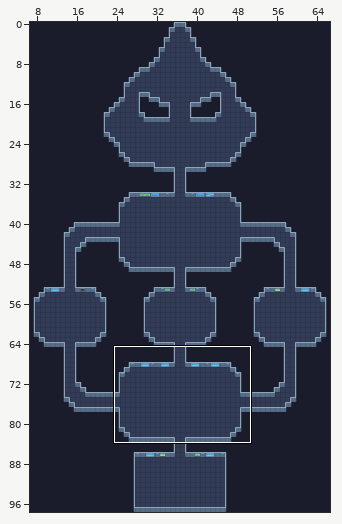
An edit to a level. LDtk project, Assets/LDtk/Feature_test.ldtk. Above, an overview of the earlier version with the close-up marked.
Close-up. Before the commit:
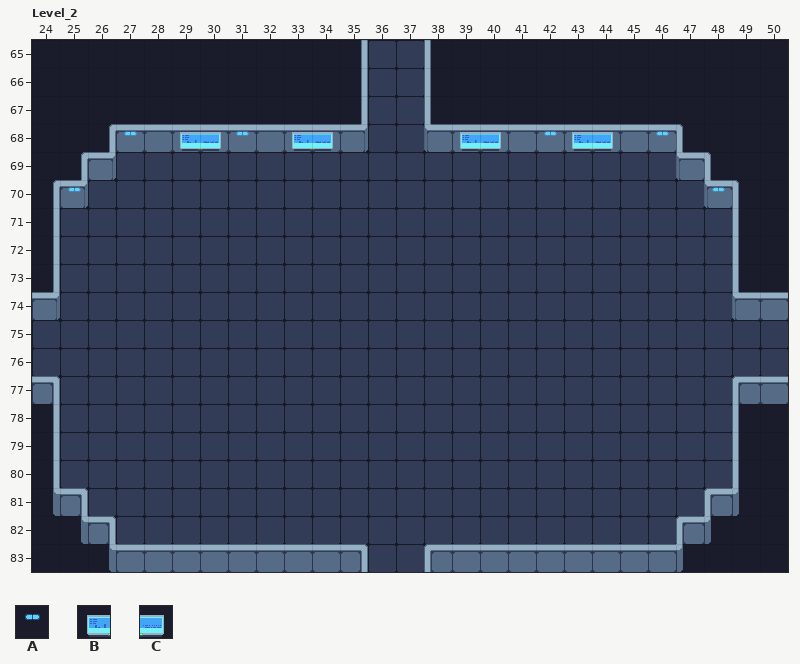
Cells are 32x32 px. Shown: Level_2 x 24..50, y 65..83. The commit also changed other parts of the map, which this record leaves out.
Key: from "Props_and_items_x1": A 13, B 102, C 103.
_ is an empty cell.
Layers that did not change in this view are not listed.
Layer "Props" before, first column x 24:
65 ___________________________
66 ___________________________
67 ___________________________
68 ___A_BCA_BC____BC_ABC_A____
69 ___________________________
70 _A______________________A__
71 ___________________________
72 ___________________________
73 ___________________________
74 ___________________________
75 ___________________________
76 ___________________________
77 ___________________________
78 ___________________________
79 ___________________________
80 ___________________________
81 ___________________________
82 ___________________________
83 ___________________________
Now the later version:
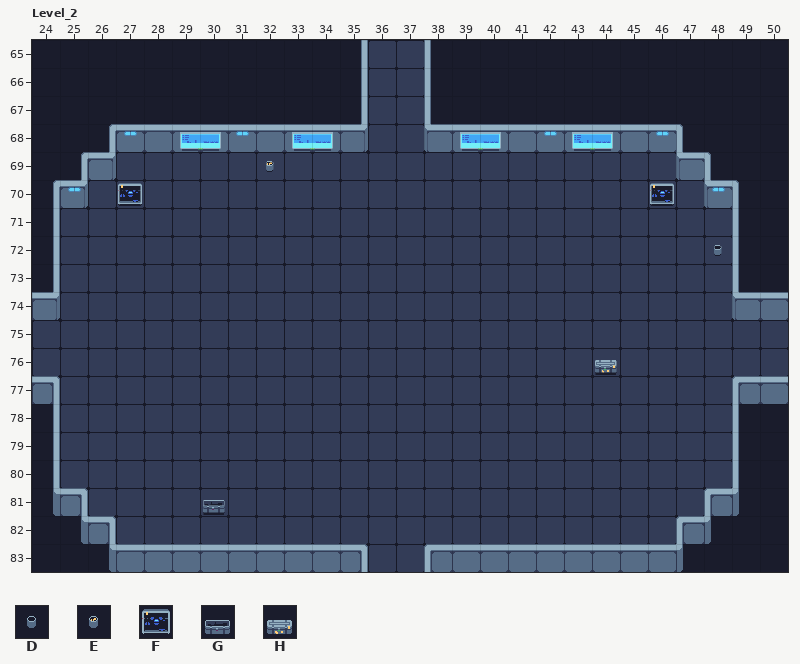
Further tiles: from "Props_and_items_x1": D 0, E 1, F 131, G 156, H 157.
The edit:
Changed rows in their new state; . is an unchanged cell.
Layer "Props":
first column x 27:
69 .....E................
70 F..................F..
72 .....................D
first column x 44:
76 H
first column x 30:
81 G
Pixel boxes of the changes (left, top, right, bottom) in both close-ups:
added: (266, 161, 274, 172)
added: (118, 183, 142, 206)
added: (650, 183, 674, 206)
added: (714, 245, 722, 256)
added: (595, 360, 617, 375)
added: (203, 500, 225, 515)
